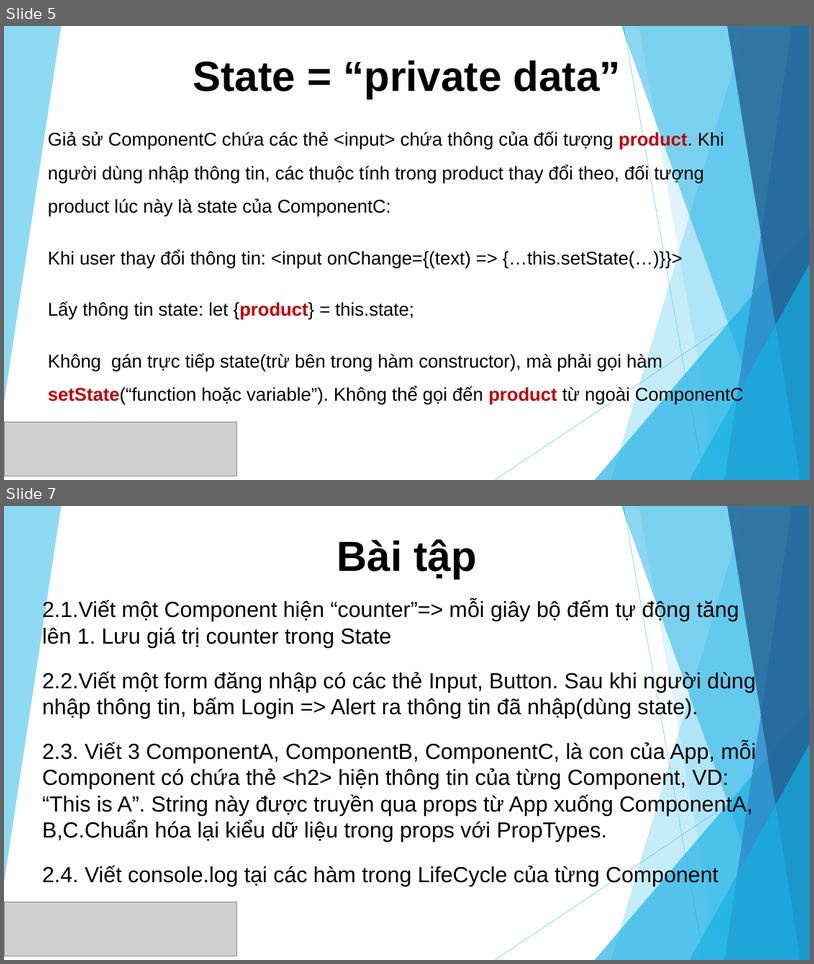
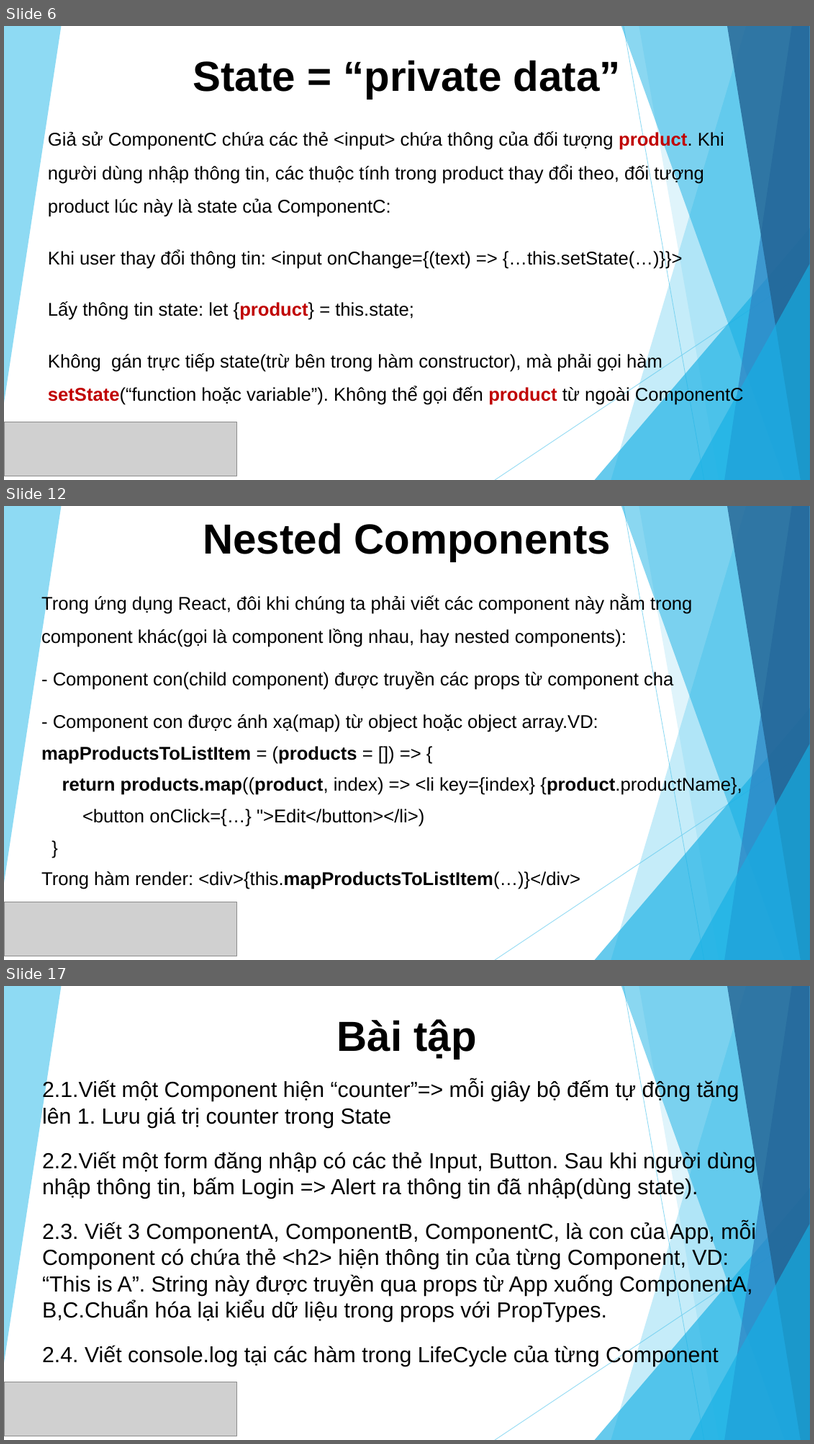
Before and after one commit to sunlight3d/CecomtechReactJST03-2019, a slide deck: Phần 2-Component.pptx. Shown one above the other, each under a label of ours: slides 5 and 7 before the commit, slides 6, 12 and 17 after it; the slides between them are not shown. The pictures are 814x964 and 814x1444 pixels, drawn with LibreOffice and Linux fonts; fonts in the diff are those of the drawing; grey boxes stand for pictures. Boxes give left, top, right and bottom in pixels: in the first picture for what was removed or moved away, otherwise in the second. Text is boxed around its words. In the diff, an @@ line names an element or a change of style, - is before the commit and + after.

```diff
--- a/Phần 2-Component.pptx
+++ b/Phần 2-Component.pptx
@@ slide 12 added at (4,506,810,960), background #FFFFFF; not listed: 10 template elements that a slide beside it also shows @@
@@ title added at (203,523,611,561), 50 pt, text #000000, bold @@
+Nested Components
@@ subtitle added at (41,595,742,889), 22 pt, text #000000 @@
+Trong ứng dụng React, đôi khi chúng ta phải viết các component này nằm trong component khác(gọi là component lồng nhau, hay nested components):
+- Component con(child component) được truyền các props từ component cha
+- Component con được ánh xạ(map) từ object hoặc object array.VD:
+mapProductsToListItem = (products = []) => {
+return products.map((product, index) => <li key={index} {product.productName},
+<button onClick={…} ">Edit</button></li>)
+}
+Trong hàm render: <div>{this.mapProductsToListItem(…)}</div>
@@ picture added at (4,901,237,955) @@
@@ what was slide 5 is now slide 6 @@
@@ what was slide 7 is now slide 17 @@
```
Also in this commit, not shown: 4 slides changed, 9 other slides added.
